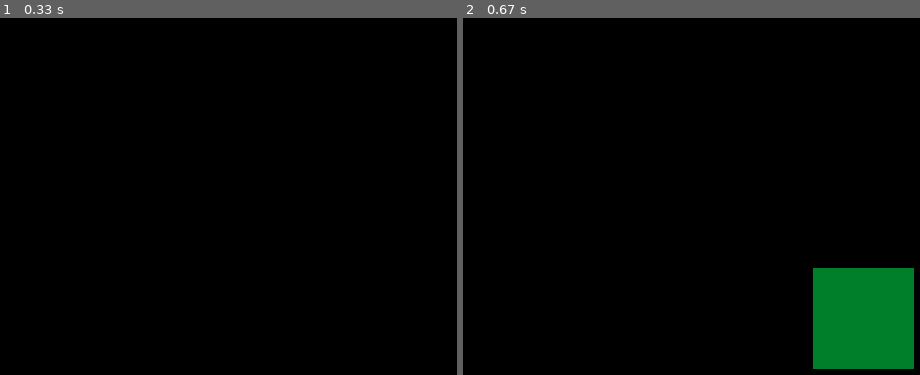
Above: before the commit, frames 1-2 (left to right).
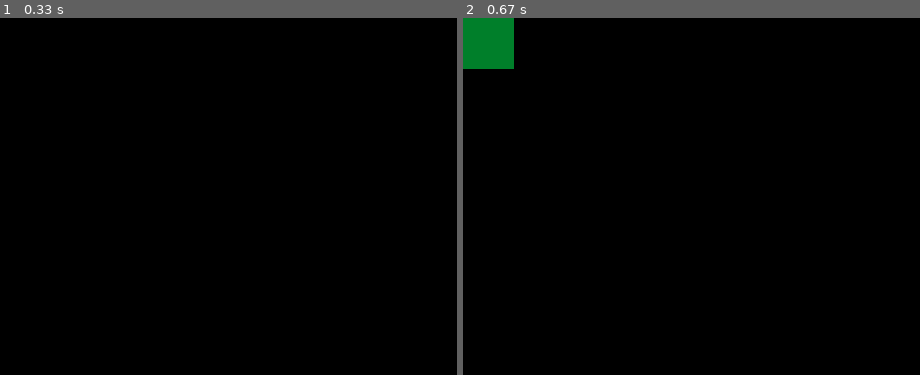
Above: after the commit, the same moments.

Repository: zodiakraft/HOP_and_AHP
Game: pygame game, started from neon/view.py
Same seed, same stepped clock (60 frames per second), same inputs: the game is played once before the commit and once after it.
Inputs:
- Up to frame 1 (0.33 s): no input
- Up to frame 2 (0.67 s): hold Right from 0.33 s (still down)

Frame 1 is identical in both runs. In frame 2, 7.8% of the frame differs, in the area x 0-99%, y 0-99%.

Commit message:
v.1.0.7
Added coord-system and drawing 0-figure

Diff:
--- /dev/null
+++ b/neon/example.py
@@ -0,0 +1,7 @@
+def listmerge3(lstlst):
+    all=[]
+    for lst in lstlst:
+      all.extend(lst)
+    return all
+
+print(listmerge3([[[1, 3], [2, 5]], [[2, 3], [3, 2]]]))
--- a/neon/view.py
+++ b/neon/view.py
@@ -33,10 +33,38 @@
 def draw_cube(local_angle, local_coordinates, local_segments, local_facets):
 
     index_polygon = lambda lambda_angle: 3 if ((lambda_angle >= 0 and lambda_angle < 45) or (lambda_angle >= 135 and lambda_angle < 225) or (lambda_angle >= 315 and lambda_angle <= 359)) else 1
-    print(index_polygon(local_angle))
+
     polygon_coordinates = sorted(local_coordinates, key=itemgetter(index_polygon(local_angle)))
     view_coordinates = [sorted(local_coordinates, key=itemgetter(1))[0][1], sorted(local_coordinates, key=itemgetter(1))[-1][1]]
-    print(view_coordinates)
+
+    polygon_segments = []
+
+    for i in local_facets:
+        polygon_segments.append(i[1:])
+
+    for i in range(len(polygon_segments)):
+        for j in range(len(polygon_segments[i])):
+            polygon_segments[i].append(segments[polygon_segments[i][j]][1:])
+        polygon_segments[i] = polygon_segments[i][4:]
+    # print(polygon_segments)
+
+    polygon_facets = []
+
+    for i in range(len(polygon_segments)):
+        polygon_facets.append([])
+        for lst in polygon_segments[i]:
+            polygon_facets[i].extend(lst)
+        polygon_facets[i] = list(set(polygon_facets[i]))
+
+    # print(polygon_facets)
+
+    # for i in range(len(polygon_segments)):
+        # polygon_facets.append([])
+        # for j in polygon_segments[i]:
+            # for k in j:
+                # polygon_facets[i].append(j)
+
+    # print(polygon_facets)
 
     color = pygame.Color(255, 255, 255)
     hsv = color.hsva
@@ -49,14 +77,10 @@
     color2.hsva = (HUE, hsv2[1] + 100, hsv2[2], hsv[3])
     color3.hsva = (HUE, hsv3[1] + 100, hsv3[2] - 50, hsv[3])
 
-    pygame.draw.polygon(screen, color, ((NX, NY), (NX + K, NY),
-                                        (NX + K, NY + K), (NX, NY + K)))
-
-    pygame.draw.polygon(screen, color2, ((NX, NY), (NX + K, NY),
-                                        (NX + K, NY + K), (NX, NY + K)))
-
-    pygame.draw.polygon(screen, color3, ((NX, NY), (NX + K, NY),
-                                        (NX + K, NY + K), (NX, NY + K)))
+    for i in polygon_facets:
+        print(local_coordinates[i[0]][1])
+        pygame.draw.polygon(screen, color3, ((local_coordinates[i[0]][1], local_coordinates[i[0]][2]), (local_coordinates[i[1]][1], local_coordinates[i[1]][2]),
+                                             (local_coordinates[i[2]][1], local_coordinates[i[2]][2]), (local_coordinates[i[3]][1], local_coordinates[i[3]][2])))
 
 # draw_cube(angle, coordinates, segments, facets)
 
@@ -71,11 +95,9 @@
     if keys[pygame.K_LEFT]:
         angle -= 1
         draw_cube(angle, coordinates, segments, facets)
-        print(angle)
     elif keys[pygame.K_RIGHT]:
         angle += 1
         draw_cube(angle, coordinates, segments, facets)
-        print(angle)
 
     pygame.display.update()
     clock.tick(FPS)
